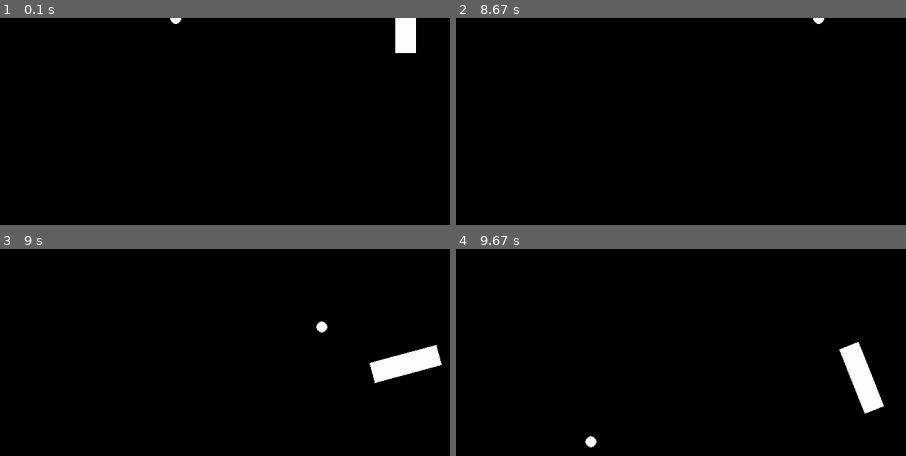
Above: before the commit, frames 1-4 (two rows, left to right).
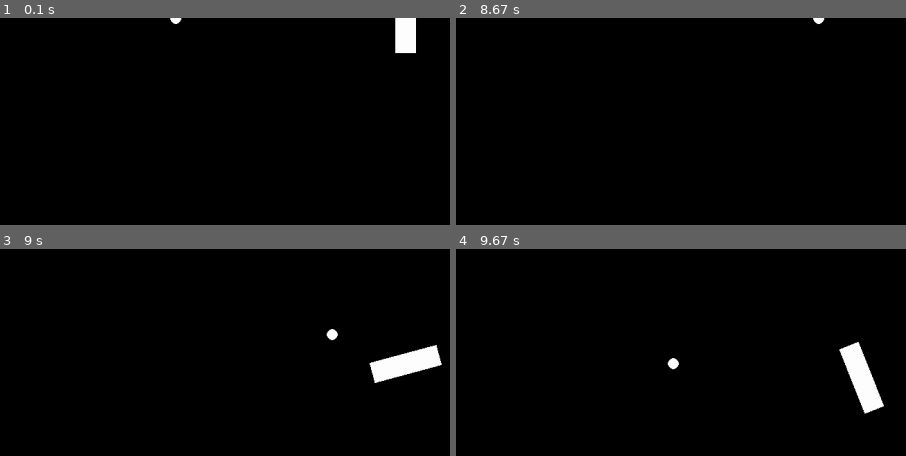
Above: after the commit, the same moments.

Repository: ericxu-25/mugic-pypong
Game: pygame game, started from pypong.py
Two runs of this game, one before a commit and one after it. Both use one fixed random seed, a clock stepped at 60 frames per second and the inputs below.
Inputs:
- Up to frame 1 (0.1 s): no input
- Up to frame 2 (8.67 s): hold D 0.33-0.8 s; hold W 0.83-1.13 s; hold Up 0.83-1.13 s; hold D 1.17-1.63 s; hold Right 1.17-1.63 s; hold A 1.67-2.2 s; hold Left 1.67-2.2 s; tap C at 1.82, 3.15, 4.62, 5.95, 7.35 s; hold S 2.23-2.53 s; hold Down 2.23-2.53 s; hold A 2.57-2.97 s; hold Left 2.57-2.97 s; hold W 3-3.37 s; hold Up 3-3.37 s; hold D 3.4-4.03 s; hold Right 3.4-4.03 s; tap I at 3.55, 5.12, 6.45, 7.78 s; hold S 4.07-4.43 s; hold Down 4.07-4.43 s; tap K at 4.22, 5.62, 7.02, 8.18 s; hold A 4.47-4.93 s; hold Left 4.47-4.93 s; hold D 4.97-5.43 s; hold Right 4.97-5.43 s; hold W 5.47-5.77 s; hold Up 5.47-5.77 s; hold D 5.8-6.27 s; hold Right 5.8-6.27 s; hold A 6.3-6.83 s; hold Left 6.3-6.83 s; hold S 6.87-7.17 s; hold Down 6.87-7.17 s; hold A 7.2-7.6 s; hold Left 7.2-7.6 s; hold W 7.63-8 s; hold Up 7.63-8 s; hold D from 8.03 s (still down); hold Right from 8.03 s (still down)
- Up to frame 3 (9 s): release D at 8.67 s; release Right at 8.67 s; hold S from 8.7 s (still down); hold Down from 8.7 s (still down); tap C at 8.85 s
- Up to frame 4 (9.67 s): release S at 9.07 s; release Down at 9.07 s; hold A 9.1-9.57 s; hold Left 9.1-9.57 s; tap I at 9.25 s; hold D from 9.6 s (still down); hold Right from 9.6 s (still down)
The pictures show only the part of the screen within x 33-83%, y 50-100%; the shares and areas given below are measured in that part.

Frames 1-2 are identical in both runs. In frame 3, 0.2% of the frame differs, in the area x 70-76%, y 34-45%; in frame 4, 0.2%.

Commit message:
Mugic helper WIP commit

Diff:
--- a/mugic_helper.py
+++ b/mugic_helper.py
@@ -1,16 +1,146 @@
 # mugic_helper.py - module used for interfacing with mugic IMU
+# portions of code borrowed from the pymugic module
+# * https://github.com/amiguet/pymugic
+# oscpy reference:
+# * https://github.com/kivy/oscpy
+
+# TODO
+# * create mockable mugic device
+
 from oscpy.server import OSCThreadServer
+import time
+import pygame
+import math
+from collections import deque as stack
 
-# FUNCTION GUIDE
+# TODO clean up these imports
+from OpenGL.GL import (GL_COLOR_BUFFER_BIT, GL_DEPTH_BUFFER_BIT, GL_DEPTH_TEST, GL_LEQUAL,
+                       GL_MODELVIEW, GL_NICEST, GL_PERSPECTIVE_CORRECTION_HINT, GL_PROJECTION,
+                       GL_QUADS, GL_RGBA, GL_SMOOTH, GL_UNSIGNED_BYTE, glBegin, glClear,
+                       glClearColor, glClearDepth, glColor3f, glDepthFunc, glDrawPixels, glEnable,
+                       glEnd, glHint, glLoadIdentity, glMatrixMode, glRasterPos3d, glRotatef,
+                       glShadeModel, glTranslatef, glVertex3f, glViewport)
+from OpenGL.GLU import gluPerspective
+from pygame.locals import DOUBLEBUF, KEYDOWN, K_ESCAPE, OPENGL, QUIT, K_a, K_s
+
+# Base Classes
+
+
+# wrapper class for a 9 axis IMU for pygame
+# 9 axis - 3 for gyroscope, 3 for acceleration, 3 for compass
+class PygameIMU:
+    def __init__(self):
+        print("PygameIMU under development")
+
+    def calibrate(self):
+        return self
+
 #  mugic_init         - prepares osc server for connections
 #  get_connect_status - gets connection status of the mugic device
-#  connect            - attempts to connect to the mugic device
 #  get_datagram       - get the most recent datagram from the mugic device
+#  calibrate          - set calibration data
+#  get_datagrams      - get the most recent datagrams from the mugic device
+#  get_image          - gets the 3d visualization of the mugic device
 
-class MugicDevice:
-    def __init__():
+class MugicDevice(PygameIMU):
+    # Datagram signature
+    types= [float if t == 'f' else int for t in 'fffffffffffffffffiiiiifi']
+    # Datagram structure
+    datagram = (
+        'AX', 'AY', 'AZ', # accelerometer
+        'EX', 'EY', 'EZ', # Euler angles
+        'GX', 'GY', 'GZ', # Gyrometer
+        'MX', 'MY', 'MZ', # Magnetometer
+        'QW', 'QX', 'QY', 'QZ', # Quaternions
+        'Battery', 'mV', # Battery state
+        'calib_sys', 'calib_gyro', 'calib_accel', 'calib_mag', # Calibration state
+        'seconds', # since last reboot
+        'seqnum', # messagesequence number
+    )
+
+    def __init__(self, port, useQuat=True):
+        self._mugic_init()
+        self._image_size = (100, 100)
+        self.screen = pygame.Surface(self._image_size)
+        self.use_quat = True
+        self._data = stack()
         return
 
+    @classmethod
+    def _parse_datagram(self, *values):
+        values = [t(v) for t, v in zip(MugicDevice.types, values)]
+        datagram = {
+            k: v
+            for k, v in zip(MugicDevice.datagram, values)
+        }
+        return datagram
+
+    def _callback(self, *values):
+        datagram = MugicDevice.parse_datagram(*values)
+        self._data.append(datagram)
+
+    def _mugic_init(self):
+        # prepare for connections
+        self._osc_server = OSCThreadServer()
+        address = '0.0.0.0'
+        self._socket = osc.listen(address=address, port=port, default=True)
+        self._osc_server.bind(b'/mugicdata', self._callback)
+        return
+
+    def connected(self):
+        return len(self._data) != 0
+
+    def getDatagram(self):
+        datagram = self._data.pop()
+        return datagram
+
+    def getDatagrams(self):
+        datagrams = self._data.copy()
+        self._data.clear()
+        return datagrams
+
+    def calibrate(self, calib_data):
+        # TODO
+        return
+
+    def _set_image_size(self, w=None, h=None):
+        if w == None and h == None:
+            return self._image_size
+        use_new_surface = False
+        if w == None: w = self._image_size[0]
+        elif w != self._image_size[0]:
+            self._image_size[0] = w
+            use_new_surface = True
+        if h == None: h = self._image_size[1]
+        elif h != self._image_size[1]:
+            self._image_size[1] = h
+            use_new_surface = True
+        if use_new_surface:
+            self.screen = pygame.Surface(self._image_size)
+        return self._image_size
+
+    def getImage(self, w=None, h=None):
+        w, h = self._set_image_size(w, h)
+        return None
+
+# mock mugic device - use to simulate a mugic device
+class MockMugicDevice(MugicDevice):
+    def __init__(self, port, datafile, useQuat=True):
+        super().__init__(port, useQuat)
+        self._datafile = datafile
+        address = '0.0.0.0'
+        self._osc_client = OSCClient(address, port)
+
+    def send_data(self):
+        # TODO - make thread, send all messages in data file
+        self._osc_client.send_message(b'/mugicdata', data)
+
+    @classmethod
+    def recordMugicDevice(mugic, datafile, seconds = 2000):
+        print("Recording Mugic Device", mugic, "for the next", seconds, "seconds...")
+        #TODO
+        print("Recording complete")
+        return
 
 # MAIN FUNCTION - for use with testing
 if __name__ == "__main__":
--- a/mugic_pygame_helpers.py
+++ b/mugic_pygame_helpers.py
@@ -9,7 +9,6 @@
 # * https://stackoverflow.com/questions/11603222/allowing-resizing-window-pygame
 
 # TODO list
-# * smaller ball, bigger screen
 # * debug windows (1: game, 2: controller, 3: more controller)
 # * mugic controller module (calibration + implementation)
 # * springy striker (striker x velocity)
@@ -405,7 +404,14 @@
 
     @screen.setter
     def screen(self, new_screen):
+        self.setScreen(new_screen)
+
+    def setScreen(self, new_screen):
         self._screen = new_screen
+        new_size = ((self._screen.get_width() / self._scale),
+                    (self._screen.get_height() / self._scale))
+        self.base_background = pygame.transform.smoothscale(
+                self.base_background, new_size)
         self._redraw()
 
     @property
@@ -600,7 +606,7 @@
 
     @screen.setter
     def screen(self, new_screen):
-        self._screen = new_screen
+        self.setScreen(new_screen)
         self._update_tab_subsurfaces()
         self._redraw()
 
--- a/pypong.py
+++ b/pypong.py
@@ -23,7 +23,7 @@
         self.friction = 0.8 * (10.0/(10 + friction/10))
         self.elasticity = 1.0 - 0.6 / (elasticity/10.0 + 0.6)
         self.power = 8 * (power / 10.0)
-        self.grip = 0.5 - 0.5/(2*grip/10.0 + 0.5)
+        self.grip = 0.8 - 0.8/(grip/10.0 + 0.8)
         striker = pygame.Surface(wh, flags=pygame.SRCALPHA)
         striker.fill(self.color)
         self.setImage(striker)
@@ -344,11 +344,11 @@
         striker_hit_vector.scale_to_length(striker.power/self.mass)
         final_vector += striker_hit_vector
         # modification 2: striker relative movement (spin)
-        spin_mod = striker.velocity * striker.grip / self.mass
+        spin_mod = striker.velocity * striker.grip / self.mass * direction
         self.spin += (abs(striker_normal.x)) * spin_mod
         self.spin *= striker.elasticity
         # modification 3: striker rotation
-        self.spin += striker.rot_velocity / 8 * -direction
+        self.spin += striker.rot_velocity / 4
         rotate_hit_vector = self._rotateHitOnStriker(striker)
         final_vector += rotate_hit_vector
         # stuck-proofing
@@ -358,7 +358,7 @@
         towards_striker = (offset_vector.x > 0) != (final_vector.x > 0)
         if towards_striker:
             new_offset = offset_vector.copy()
-            new_offset.scale_to_length(striker.power * 1.5/self.mass)
+            new_offset.scale_to_length(striker.power * 1.2/self.mass)
             critical = new_offset
             final_vector = (rotate_hit_vector +
                             striker_hit_vector +
@@ -440,7 +440,7 @@
         striker_color = Color.white
         striker_friction = 8
         striker_power = 12
-        striker_grip = 15
+        striker_grip = 10
         striker_elasticity = 10
         striker_parameters = (
                 striker_color,
